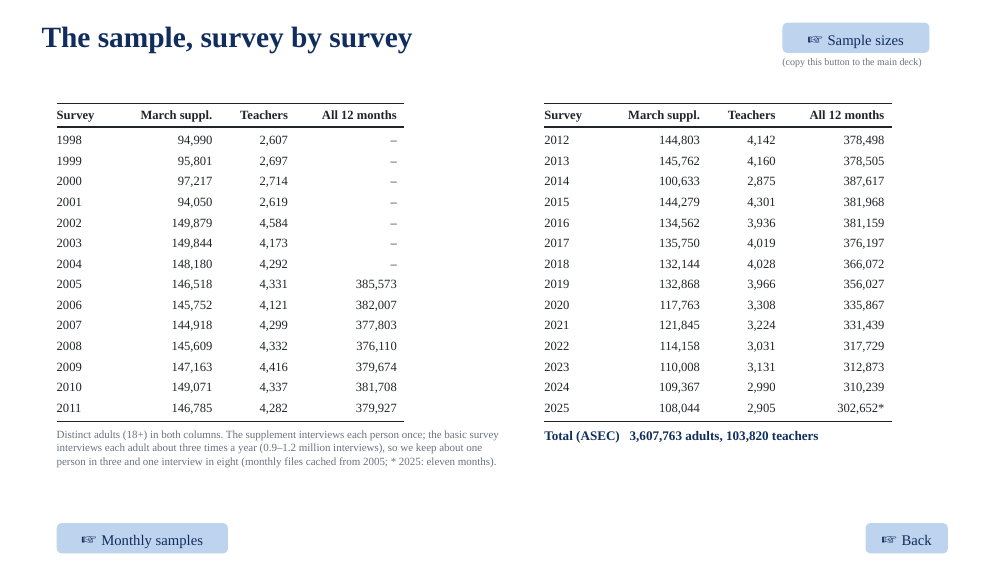
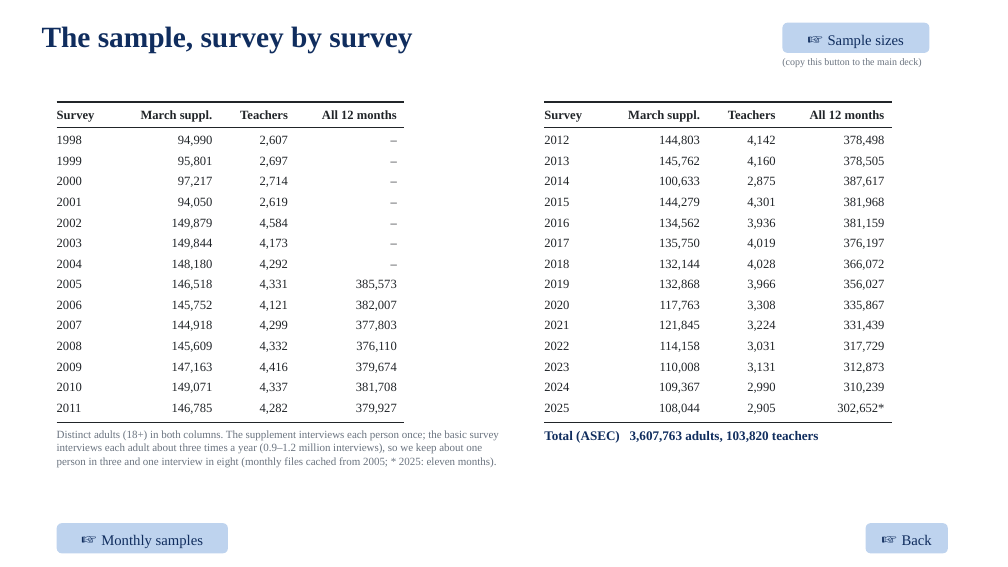
Before and after one commit to jedr1-ship-it/Alternative-Pathways----Quant, a slide deck: slide 1 of report/data_cluster/sample_sizes_slides.pptx. Drawn at 1008x567 pixels with LibreOffice and Linux fonts; fonts in the diff are those of the drawing. Boxes give left, top, right and bottom in pixels: in the first picture for what was removed or moved away, otherwise in the second. Text is boxed around its words. In the diff, an @@ line names an element or a change of style, - is before the commit and + after.

```diff
--- a/report/data_cluster/sample_sizes_slides.pptx
+++ b/report/data_cluster/sample_sizes_slides.pptx
@@ line (57, 102) - (405, 102): stroke #212529 1 pt to #212529 1.4 pt @@
@@ line (544, 102) - (892, 102): stroke #212529 1 pt to #212529 1.4 pt @@
```
Also in this commit, not shown: 1 other slide changed, 1 other file.
